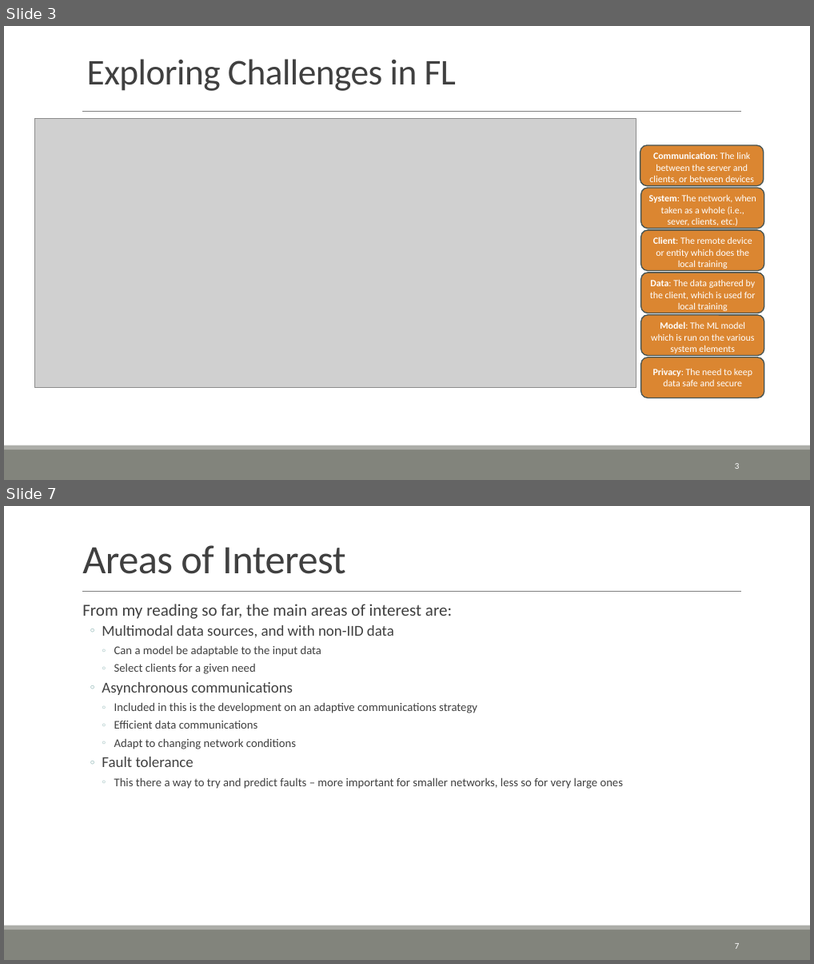
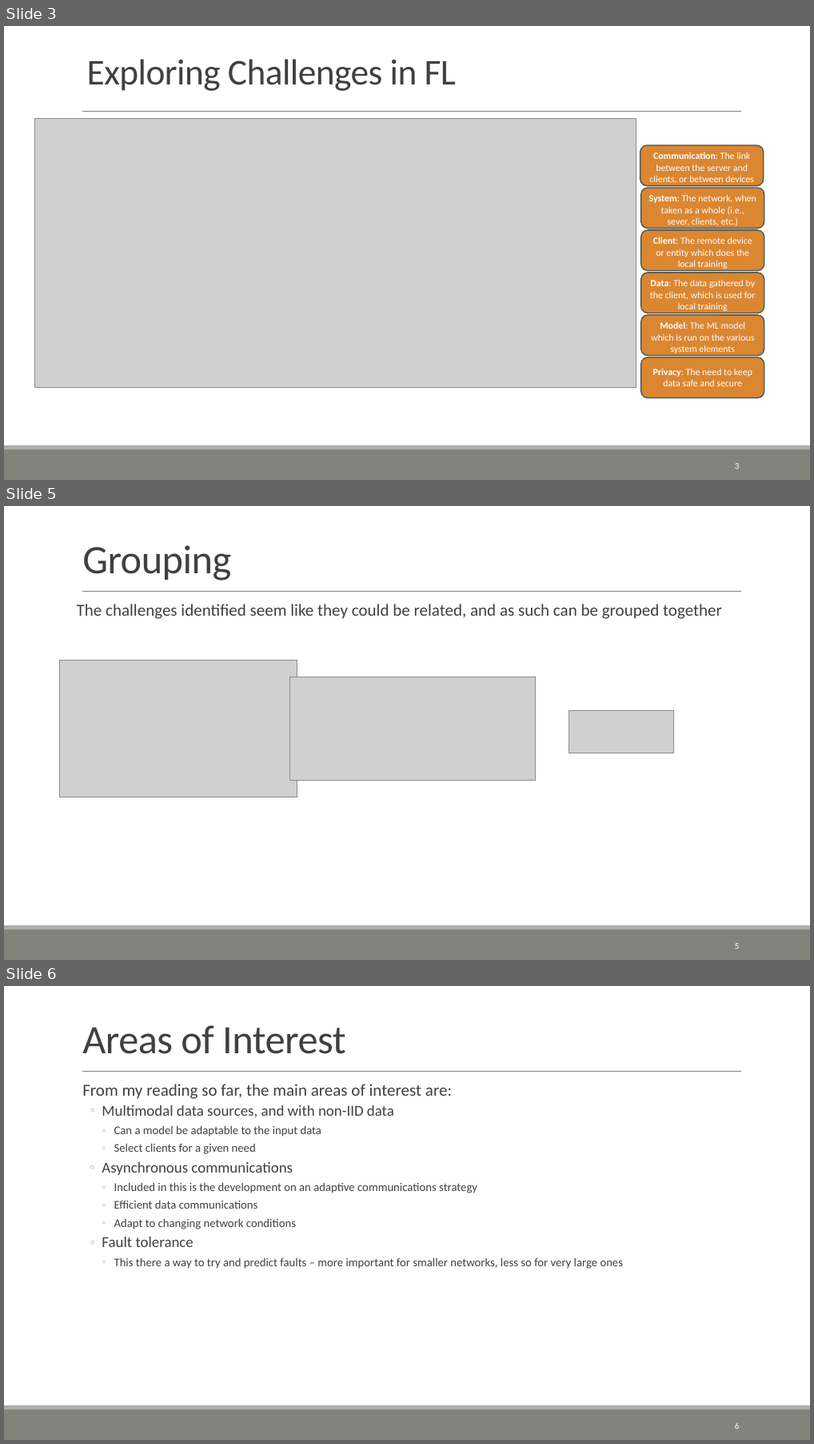
Before and after one commit to ofithcheallaigh/phd, a slide deck: Presentations/Supervisor Meetings/2024/202404XX.pptx. Shown one above the other, each under a label of ours: slides 3 and 7 before the commit, slides 3, 5 and 6 after it; the slides between them are not shown. The pictures are 814x964 and 814x1444 pixels, drawn with LibreOffice and Linux fonts; fonts in the diff are those of the drawing; grey boxes stand for pictures. Boxes give left, top, right and bottom in pixels: in the first picture for what was removed or moved away, otherwise in the second. Text is boxed around its words. In the diff, an @@ line names an element or a change of style, - is before the commit and + after.

```diff
--- a/Presentations/Supervisor Meetings/2024/202404XX.pptx
+++ b/Presentations/Supervisor Meetings/2024/202404XX.pptx
@@ slide 5 added at [4,506,810,960], background #FFFFFF; not listed: 3 template elements that a slide beside it also shows @@
@@ title added at [82,545,231,580], 48 pt, text #404040 @@
+Grouping
@@ text added at [77,604,722,619], 20 pt, text #404040 @@
+The challenges identified seem like they could be related, and as such can be grouped together
@@ picture added at [59,660,297,797] @@
@@ picture added at [290,677,536,780] @@
@@ picture added at [570,710,674,752] @@
@@ page number added at [735,943,740,948], 10.5 pt, text #FFFFFF @@
+5
@@ what was slide 7 is now slide 6 @@
@@ page number at [735,1422,740,1428]: text changed @@
-7
+6
```
Also in this commit, not shown: 1 slide changed, 2 slides removed.
